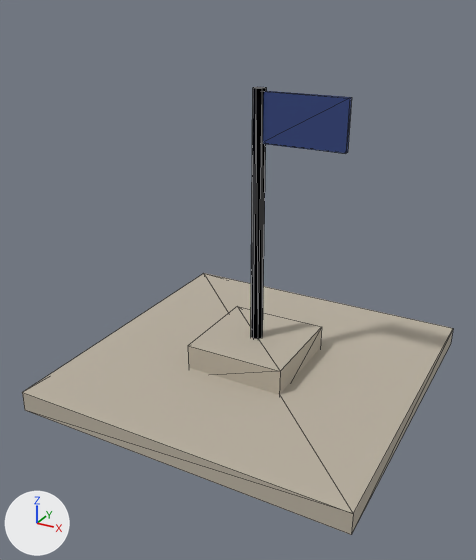
The glTF model models/flag-low.glb as it was, and as the next commit left it.
Both versions are drawn from a camera (50 mm lens) standing at (21.4, -42.0, 29.2) and looking at (-0.4, -2.3, 9.3). The lights are fixed; the arrows at lower left show +X, +Y and +Z. The picture after the commit comes second. Mesh edges are drawn as thin lines. Vertices at exactly the same position are counted once.
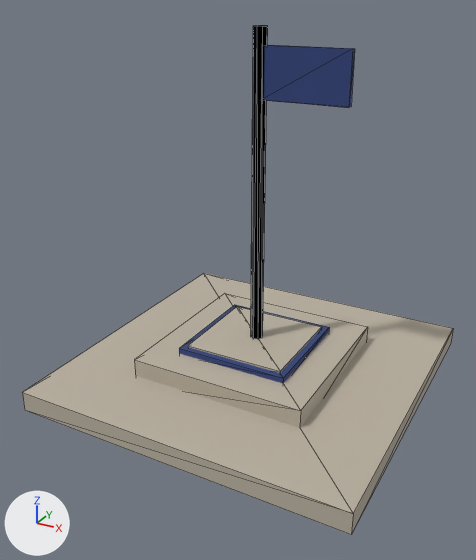
The change, as JSON lines over the scene's bpy script:
```json
{"block": "me_mesh_0", "where": "# used by ob_mesh_0; location = (0.0, 0.0, 0.0)"}
{"op": "remove", "block": "me_mesh_0", "code": "me_mesh_0.from_pydata(...)  # 41 vertices, 60 faces; spans x -13.0..13.0, y -13.0..13.0, z 0.0..23.0"}
{"op": "add", "block": "me_mesh_0", "code": "me_mesh_0.from_pydata(...)  # 57 vertices, 84 faces; spans x -13.0..13.0, y -13.0..13.0, z 0.0..27.0"}
{"block": "me_mesh_0", "change": "me_mesh_0 part 1: a new loose piece, a box spanning x -7.0..7.0, y -7.0..7.0, z 0.8..3.0, in mat_matte"}
{"block": "me_mesh_0", "change": "me_mesh_0 part 2: the loose piece of 17 vertices spanning x -0.5..0.5, y -0.5..0.5, z 3.0..23.0 is scaled about its middle by (1, 1, 1.3), then moved by (0.0, 0.0, 1.0)"}
{"block": "me_mesh_0", "change": "me_mesh_0 part 3: a new loose piece, a box spanning x -4.5..4.5, y -4.5..4.5, z 2.75..3.45, in mat_matte"}
{"block": "me_mesh_0", "change": "me_mesh_0 part 4: the loose piece of 8 vertices spanning x 0.2..6.6, y -0.2..0.2, z 19.2..22.8 is moved by (0.0, 0.0, 3.0)"}
```

Location of each change, [x1, y1, x2, y2] in pixels of the pictures (476 x 560 px; the box of a moved part takes in the faces that stretch with it):
```json
{"object": "Mesh_0", "change": "reshaped", "before": [22, 87, 453, 535], "after": [22, 25, 453, 535], "on screen": "14% taller"}
{"part": 1, "of": "me_mesh_0", "change": "added", "after": [134, 293, 368, 428]}
{"part": 2, "of": "me_mesh_0", "change": "moved or reshaped", "before": [251, 87, 267, 339], "after": [251, 25, 268, 339]}
{"part": 3, "of": "me_mesh_0", "change": "added", "after": [179, 305, 329, 383], "on screen": "blue"}
{"part": 4, "of": "me_mesh_0", "change": "moved or reshaped", "before": [263, 91, 352, 153], "after": [264, 45, 355, 107]}
```
